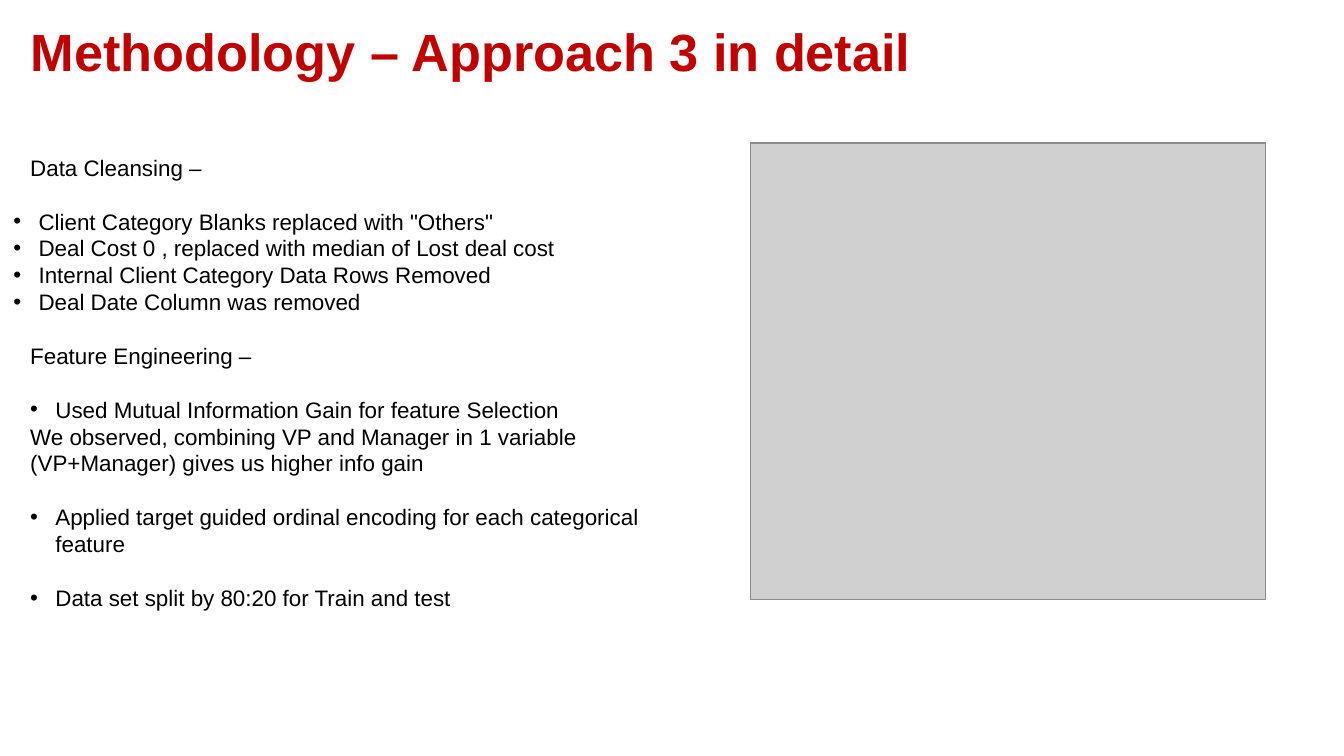
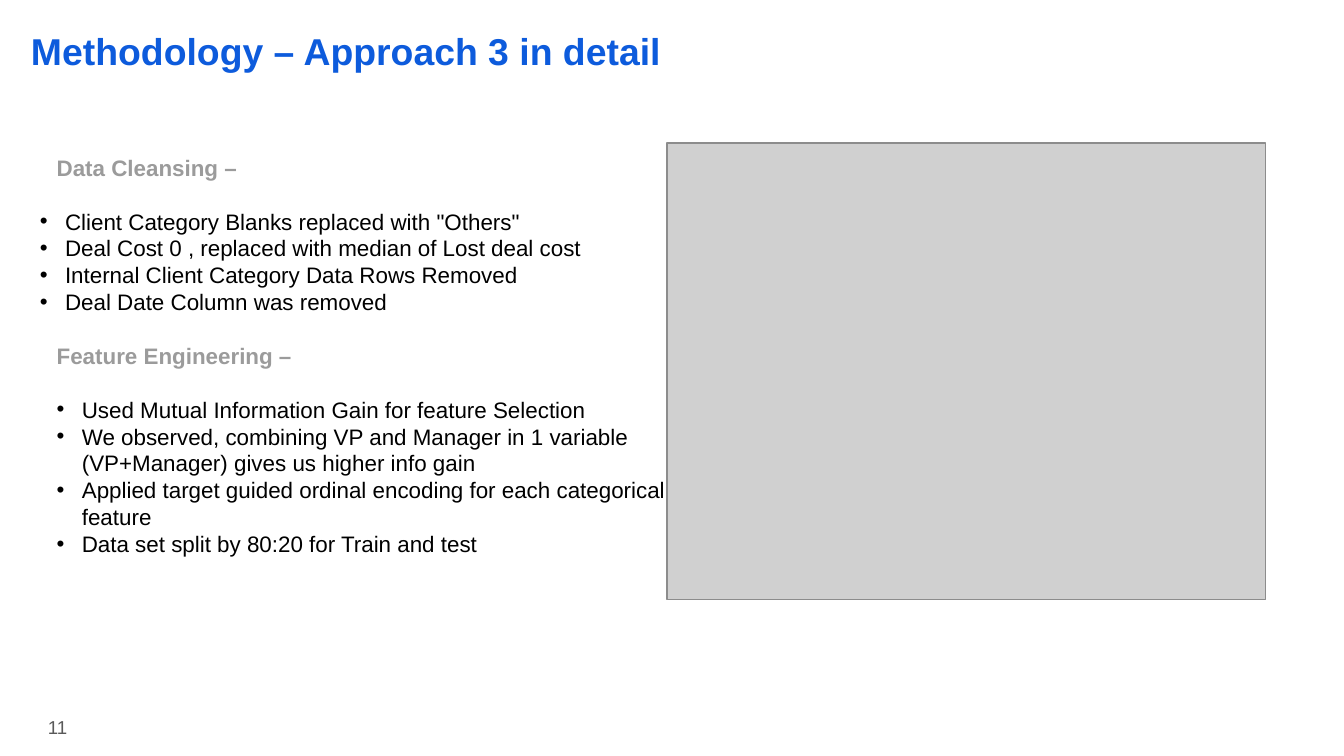
Before and after one commit to imkushwaha/Win_Prediction_Analytics, a slide deck: slide 11 of Presentation_Report.pptx. Drawn at 1344x756 pixels with LibreOffice and Linux fonts; fonts in the diff are those of the drawing; grey boxes stand for pictures; background and template pictures are left out. Boxes give left, top, right and bottom in pixels: in the first picture for what was removed or moved away, otherwise in the second. Text is boxed around its words. In the diff, an @@ line names an element or a change of style, - is before the commit and + after.

```diff
--- a/Presentation_Report.pptx
+++ b/Presentation_Report.pptx
@@ title "Methodology – Approach 3 in ..." at box(31, 38, 661, 73): size 28 to 20 pt, text colour #C00000 to #0D5BDC @@
@@ text "Data Cleansing –": place and size @@
-text "Data Cleansing –" at box(30, 159, 638, 611)
+text "Data Cleansing –" at box(57, 160, 665, 557)
@@ picture: place and size @@
-picture at box(751, 144, 1266, 601)
+picture at box(667, 144, 1265, 601)
@@ text at box(57, 160, 628, 476): text colour #000000 to #9B9B9B, bold on in "Data Cleansing –", "Feature Engineering –"; list level 1 to 3 in "Client Category Blanks replaced with ..."; bullet none to • @@
@@ page number added at box(48, 721, 67, 734), 10 pt, text #595959 @@
+11
```
Also in this commit, not shown: 12 other slides changed, 3 slides added, 3 slides removed, 1 other file.
